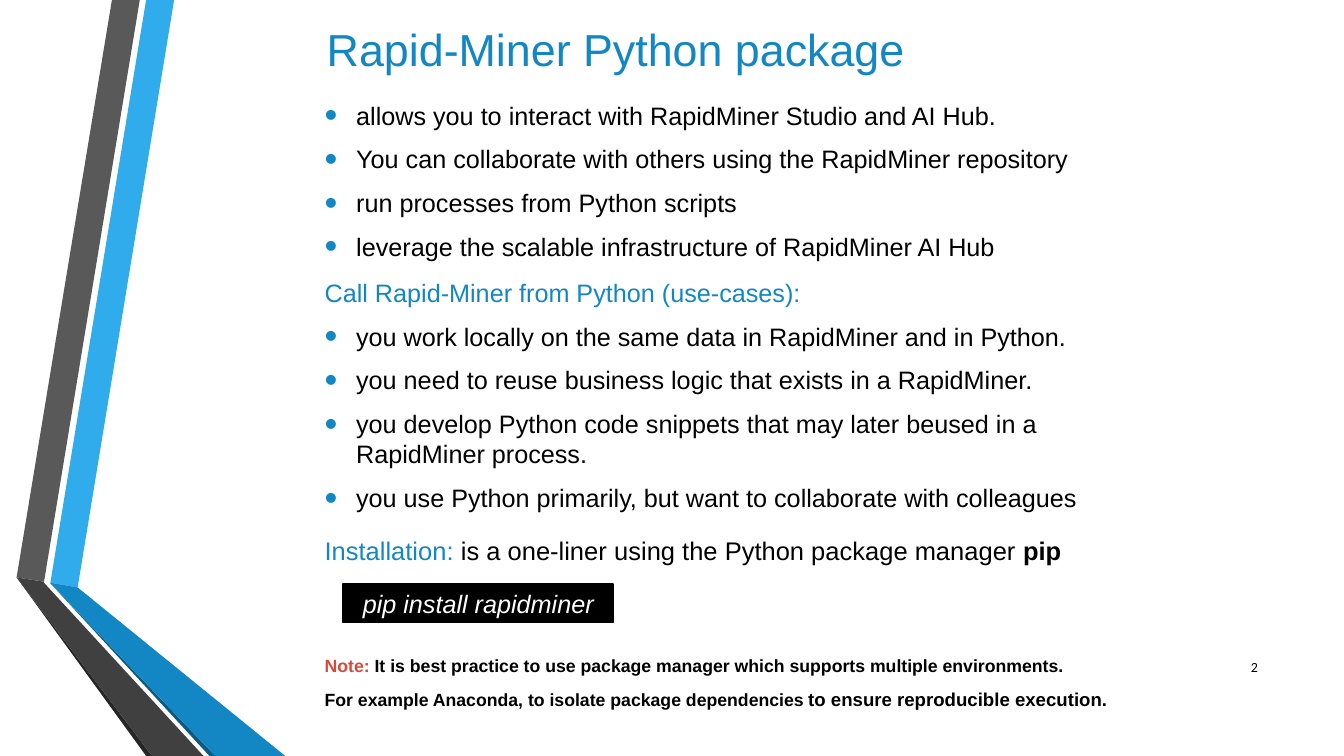
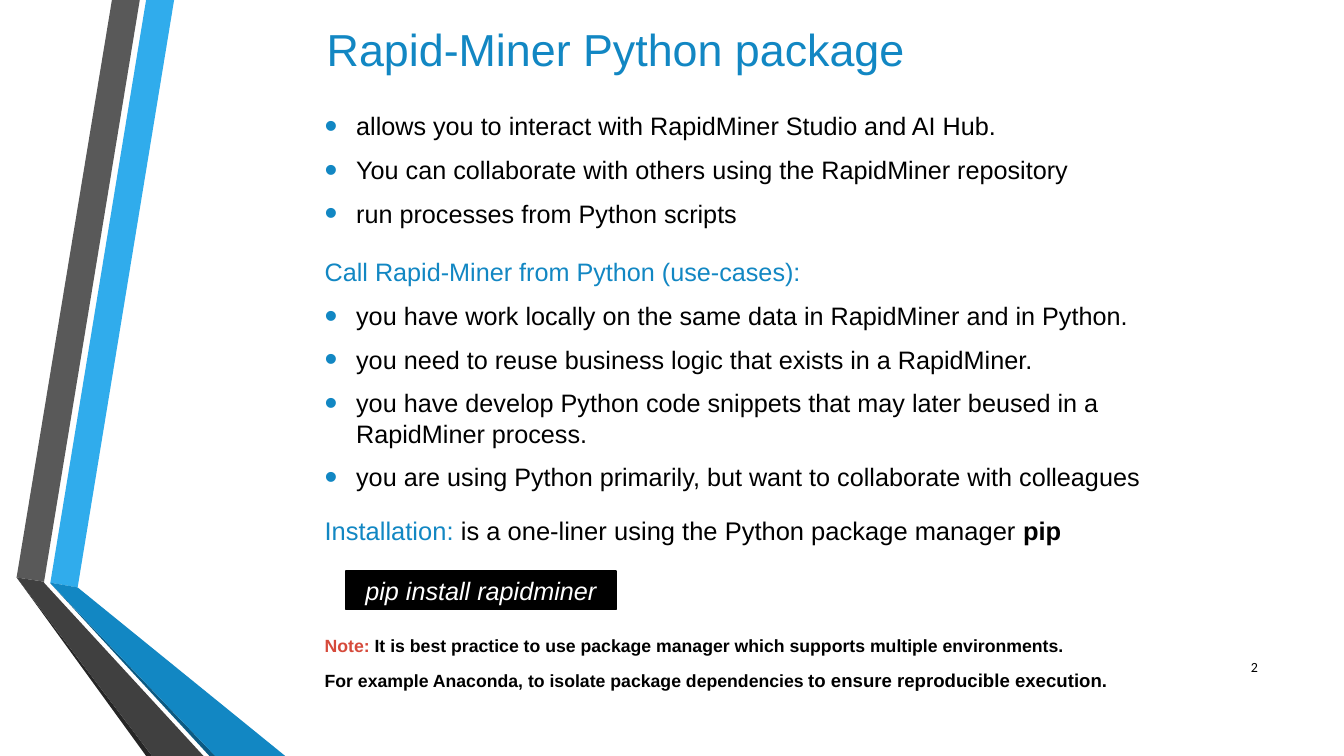
Before and after one commit to Huzefa-Mustafa/rapidminer-python, a slide deck: slide 2 of docs/Presentation_RapidMiner_Python.pptx. Drawn at 1344x756 pixels with LibreOffice and Linux fonts; fonts in the diff are those of the drawing; background and template pictures are left out. Boxes give left, top, right and bottom in pixels: in the first picture for what was removed or moved away, otherwise in the second. Text is boxed around its words. In the diff, an @@ line names an element or a change of style, - is before the commit and + after.

Commit message:
ppt updated

```diff
--- a/docs/Presentation_RapidMiner_Python.pptx
+++ b/docs/Presentation_RapidMiner_Python.pptx
@@ text "allows you to interact with ...": place and size @@
-text "allows you to interact with ..." at <box>356,106,1068,261</box>
+text "allows you to interact with ..." at <box>356,116,1068,229</box>
@@ text at <box>356,237,994,261</box>: paragraph removed @@
-• leverage the scalable infrastructure of RapidMiner AI Hub
@@ text "Call Rapid-Miner from Python (use-cases):": place and size @@
-text "Call Rapid-Miner from Python (use-cases):" at <box>325,283,1076,513</box>
+text "Call Rapid-Miner from Python (use-cases):" at <box>325,262,1139,492</box>
@@ text at <box>356,306,1127,331</box>: text changed @@
-• you work locally on the same data in RapidMiner and in Python.
+• you have work locally on the same data in RapidMiner and in Python.
@@ text at <box>356,393,1139,492</box>: text changed @@
-• you develop Python code snippets that may later beused in a RapidMiner process.
-• you use Python primarily, but want to collaborate with colleagues
+• you have develop Python code snippets that may later beused in a RapidMiner process.
+• you are using Python primarily, but want to collaborate with colleagues
@@ text "Installation: is a one-liner using ...": place and size @@
-text "Installation: is a one-liner using ..." at <box>325,541,1107,710</box>
+text "Installation: is a one-liner using ..." at <box>325,521,1107,691</box>
@@ rectangle "pip install rapidminer": place and size @@
-rectangle "pip install rapidminer" at <box>344,584,614,622</box>
+rectangle "pip install rapidminer" at <box>346,571,616,609</box>
```
Also in this commit, not shown: 3 other slides changed.
